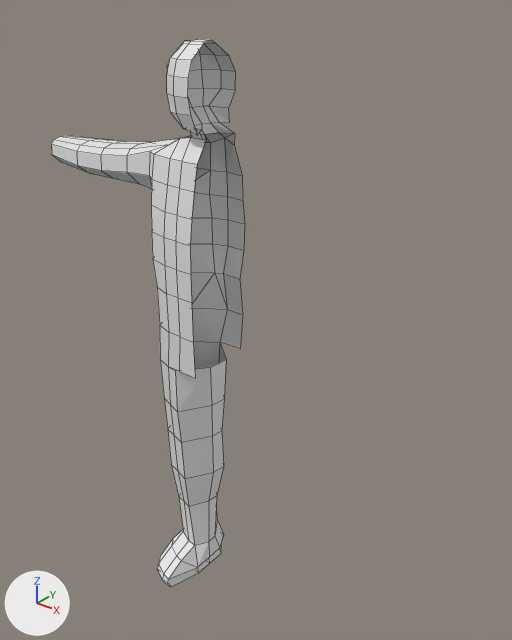
The Blender file Source Art/Characters/Cartel/CartelSoldier_Basic_1.blend, before and after one commit.
Rendered twice from a camera (50 mm lens) standing at (7.02, -7.72, 9.72) and looking at (0.43, 0.52, 4.61). Lighting does not change. The marker at lower left points along +X, +Y and +Z. Mesh edges are drawn as thin lines.
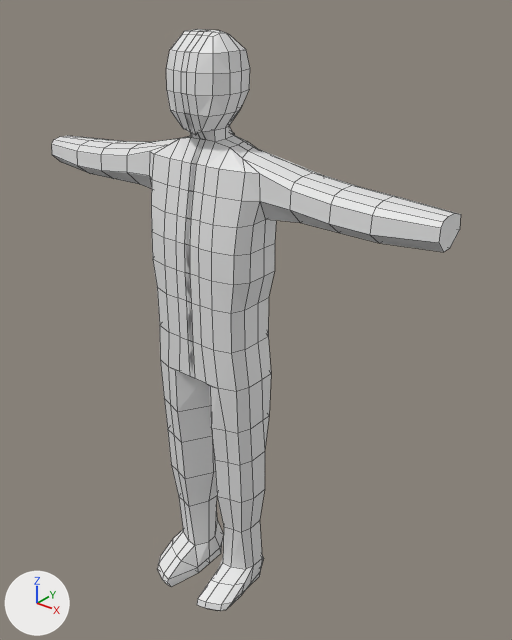
What differs and where, as boxes (x1, y1, x2, y2) in the pictures (512 x 640 px; the box of a moved part takes in the faces that stretch with it):
'Plane', reshaped, modifiers changed (111% wider, 6% taller)
    before: (51, 39, 245, 587)
    after: (51, 29, 461, 611)
part 1 of me_plane, moved or reshaped
    before: (167, 39, 236, 164)
    after: (166, 29, 250, 166)
part 2 of me_plane, cut back
    before: (157, 288, 243, 412)
    after: (157, 288, 271, 433)

The change in detail:
me_plane is used by ob_plane; location (-0.06, 0.0, 8.27); rotation (1.571, 0.0, 0.0), in degrees (90, 0, 0); scale (0.0591, 0.0591, 0.0591).
me_plane had 269 vertices, 250 faces, 1 loose edge and spanned x -63.0..1.0, y -152.0..11.0, z -13.0..18.0.
me_plane now has 259 vertices, 243 faces, 1 loose edge and spans x -63.0..1.0, y -152.0..13.0, z -13.0..18.0.
Part 1, on me_plane:
2 vertices are removed from x 0.0, y -12.0..-9.0, z 2.0..3.0.
6 faces are deleted.
28 vertices in x -9.0..1.0, y 3.0..11.0, z -10.0..7.0 move by (0.0, 2.0, 0.0).
8 vertices in x -9.0..1.0, y -1.0, z -9.0..8.0 move by (0.0, 1.0, 0.0).
4 vertices are added at (-9.0, 7.0, 4.0), (-9.0, 5.0, 4.0), (1.0, -9.0, 3.0), (1.0, -12.0, 2.0).
1 loose edge is added.
6 new faces join them.
Part 2, on me_plane:
8 vertices are removed from x -16.0..1.0, y -75.0..-52.0, z -10.0..9.0.
15 faces are deleted.
1 loose edge is deleted.
2 vertices move from x 0.0, y -75.0, z -12.0..2.0 to x 1.0, y -75.0, z -12.0..2.0.
9 new faces join them.
Object 'Plane' (ob_plane) gains a MIRROR modifier named 'Mirror'.
